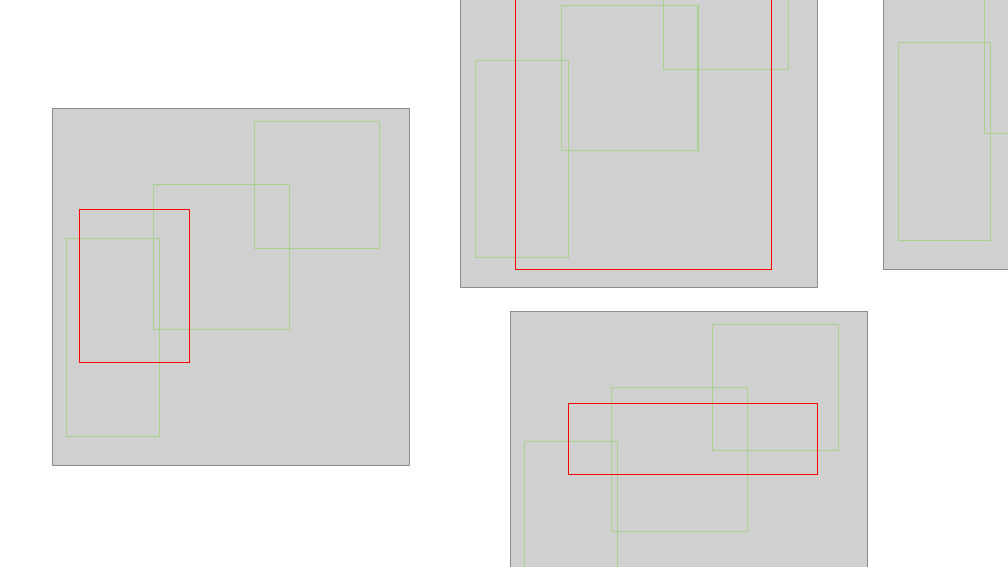
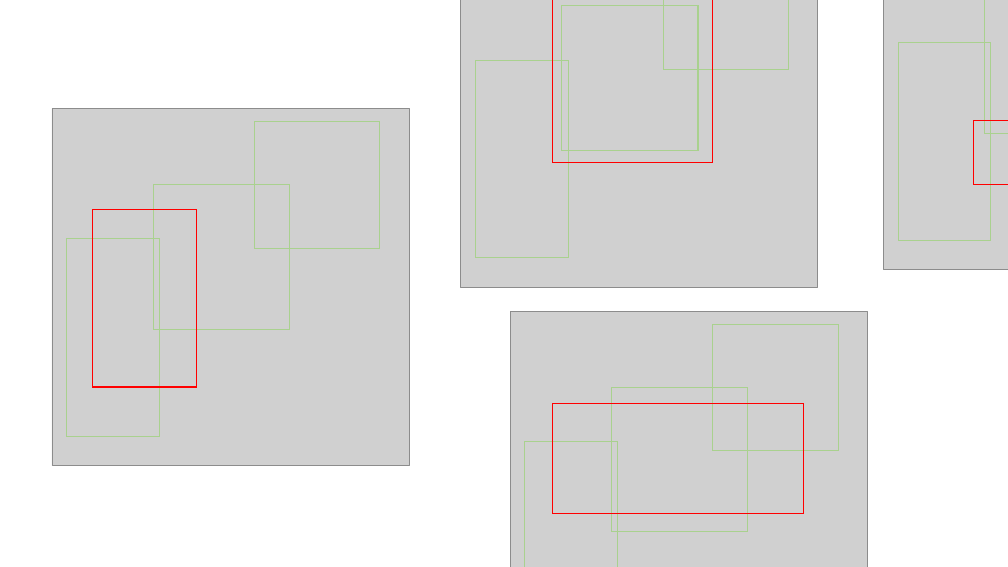
Before and after one commit to lizuoyue/ETH-Thesis, a slide deck: slide 9 of ThesisLaTeX/fig.pptx. Drawn at 1008x567 pixels with LibreOffice and Linux fonts; fonts in the diff are those of the drawing; grey boxes stand for pictures. Boxes give left, top, right and bottom in pixels: in the first picture for what was removed or moved away, otherwise in the second. Text is boxed around its words. In the diff, an @@ line names an element or a change of style, - is before the commit and + after.

```diff
--- a/ThesisLaTeX/fig.pptx
+++ b/ThesisLaTeX/fig.pptx
@@ rectangle: place and size @@
-rectangle at [516, 0, 772, 270]
+rectangle at [553, 0, 713, 163]
@@ rectangle added at [974, 121, 1008, 185], outline #FF0000 1 pt @@
@@ rectangle: place and size @@
-rectangle at [79, 209, 191, 363]
+rectangle at [92, 209, 196, 387]
@@ rectangle: place and size @@
-rectangle at [569, 404, 818, 475]
+rectangle at [553, 404, 804, 514]
```
Also in this commit, not shown: 1 slide added, 29 other files.
